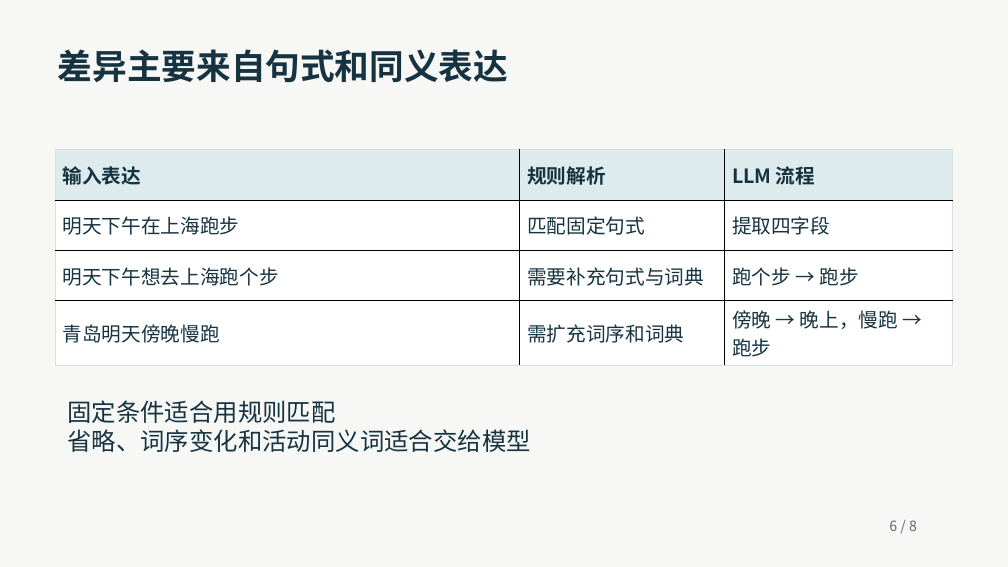
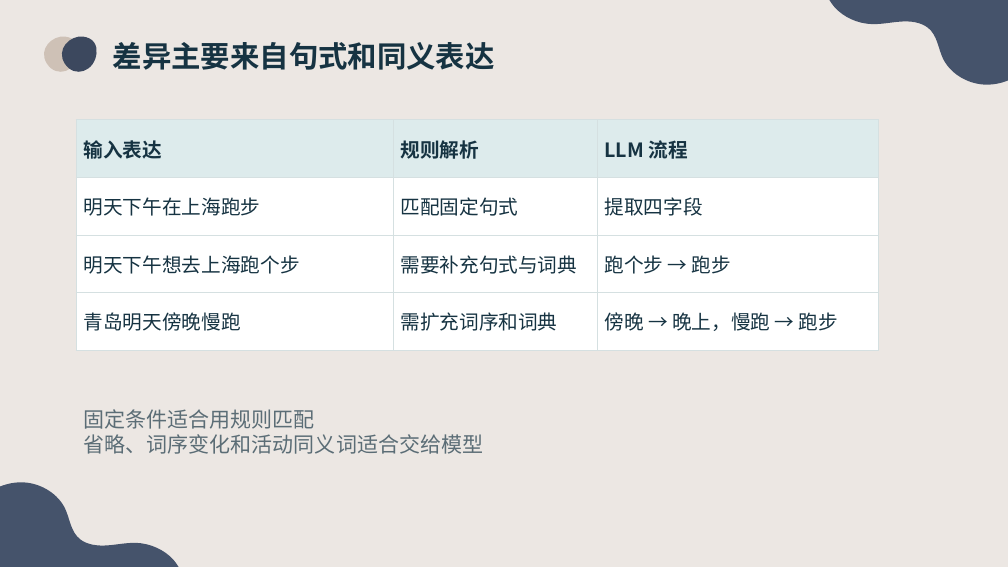
Before and after one commit to tyx-nikki/weather-aqi-assistant, a slide deck: slide 6 of docs/stage-one/stage-one-presentation.pptx. Drawn at 1008x567 pixels with LibreOffice and Linux fonts; fonts in the diff are those of the drawing. Boxes give left, top, right and bottom in pixels: in the first picture for what was removed or moved away, otherwise in the second. Text is boxed around its words. In the diff, an @@ line names an element or a change of style, - is before the commit and + after.

```diff
--- a/docs/stage-one/stage-one-presentation.pptx
+++ b/docs/stage-one/stage-one-presentation.pptx
@@ background #F7F8F5 to #FFFFFF @@
@@ rectangle added at <box>0,0,1008,567</box>, fill #ECE7E3 @@
@@ freeform shape added at <box>830,0,1008,85</box>, fill #45536B @@
@@ freeform shape added at <box>37,35,79,79</box>, fill #CEC1B6 @@
@@ freeform shape added at <box>56,35,97,79</box>, fill #3C485E @@
@@ text "差异主要来自句式和同义表达": place and size @@
-text "差异主要来自句式和同义表达" at <box>58,49,508,83</box>
+text "差异主要来自句式和同义表达" at <box>113,42,495,70</box>
@@ text "差异主要来自句式和同义表达" at <box>113,42,495,70</box>: size 33 to 28 pt @@
@@ table at <box>76,119,879,350</box> @@
@@ borders changed @@
@@ table: place and size @@
-table at <box>55,150,954,361</box>
+table at <box>76,119,879,350</box>
@@ text "固定条件适合用规则匹配": place and size @@
-text "固定条件适合用规则匹配" at <box>67,400,531,452</box>
+text "固定条件适合用规则匹配" at <box>84,409,484,454</box>
@@ text "固定条件适合用规则匹配" at <box>84,409,484,454</box>: size 23.2 to 20 pt, text colour #163342 to #5B6D76 @@
@@ freeform shape added at <box>0,482,179,567</box>, fill #45536B @@
@@ text removed at <box>889,520,917,531</box> @@
-6 / 8
```
Also in this commit, not shown: 7 other slides changed, 1 other file.
